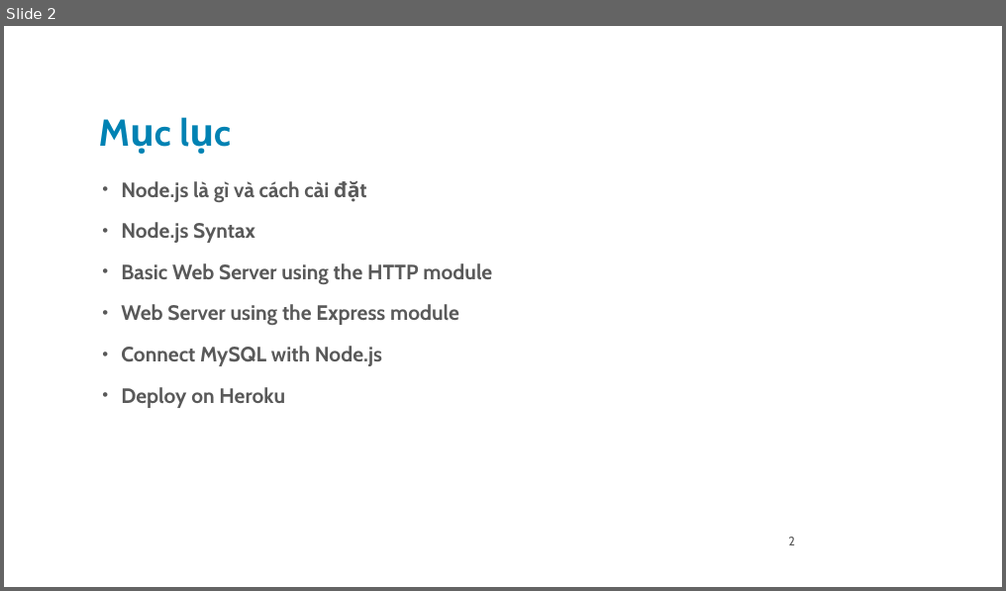
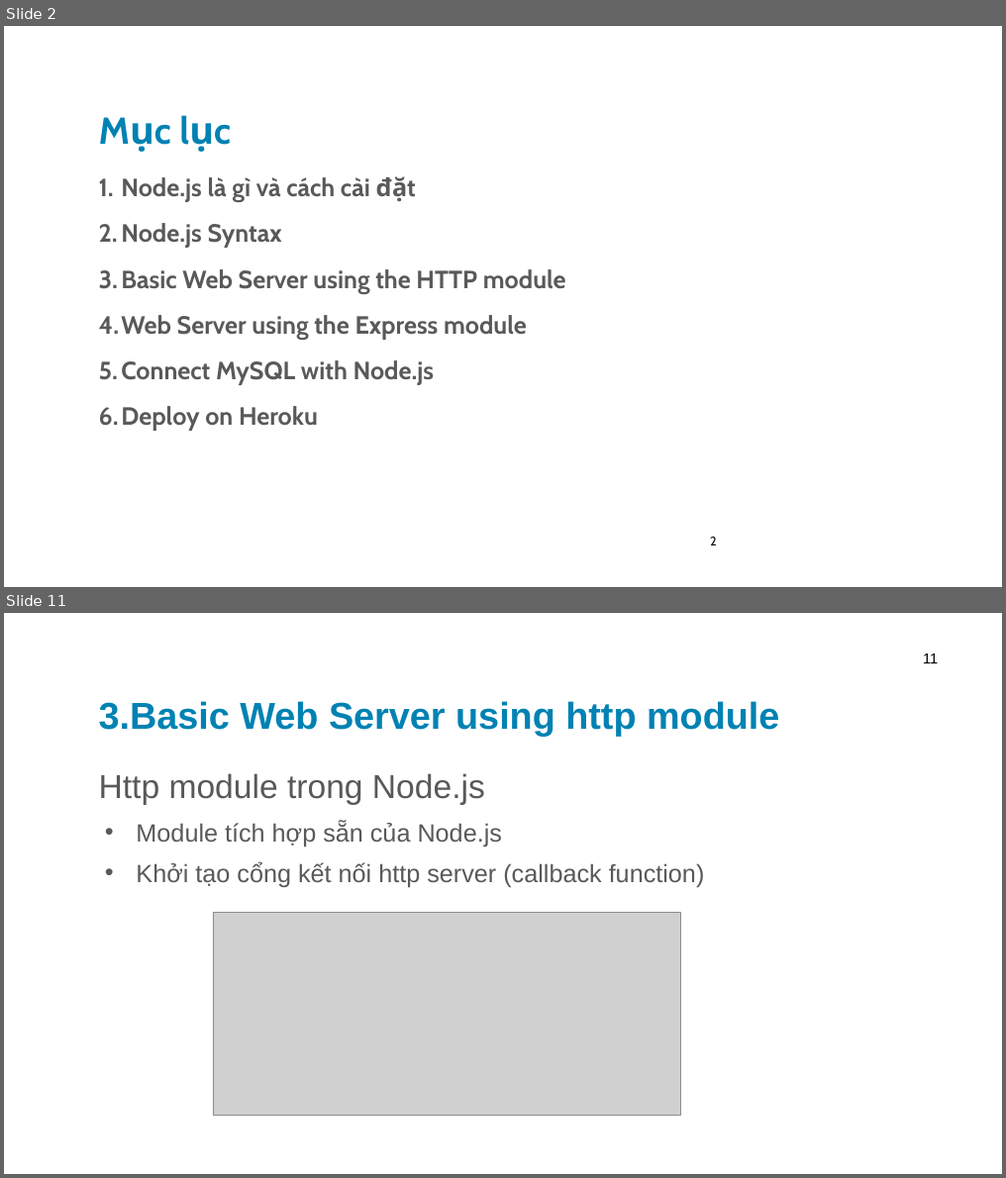
Before and after one commit to leqnam/Simple-Blog-NodeJs-MySQL-Heroku, a slide deck: powerpoint/ppt.pptx. Shown one above the other, each under a label of ours: slide 2 before the commit, slides 2 and 11 after it; the slides between them are not shown. The pictures are 1006x591 and 1006x1178 pixels, drawn with LibreOffice and Linux fonts; fonts in the diff are those of the drawing; grey boxes stand for pictures; background and template pictures are left out. Boxes give left, top, right and bottom in pixels: in the first picture for what was removed or moved away, otherwise in the second. Text is boxed around its words. In the diff, an @@ line names an element or a change of style, - is before the commit and + after.

```diff
--- a/powerpoint/ppt.pptx
+++ b/powerpoint/ppt.pptx
@@ slide 11 added at <box>4,613,1002,1174</box>, background picture (left out) @@
@@ page number added at <box>923,654,938,663</box>, 14 pt, text #000000 @@
+11
@@ title added at <box>99,701,779,736</box>, 36 pt, text #0082B3, bold @@
+3.Basic Web Server using http module
@@ text added at <box>99,773,705,887</box>, 24 pt, text #595959 @@
+Http module trong Node.js
+• Module tích hợp sẵn của Node.js
+• Khởi tạo cổng kết nối http server (callback function)
@@ picture added at <box>213,912,681,1115</box> @@
@@ slide 2 changed as well @@
@@ title "Mục lục": place and size @@
-title "Mục lục" at <box>91,70,802,157</box>
+title "Mục lục" at <box>91,98,802,156</box>
@@ title "Mục lục" at <box>91,98,802,156</box>: text colour #0083B3 to #0082B3 @@
@@ text "Node.js là gì và cách ..." at <box>99,177,566,431</box>: size 20 to 24 pt; bullet • to 1.; less space between paragraphs @@
@@ page number at <box>710,537,717,546</box>: text colour #595959 to #000000; alignment right to left @@
```
Also in this commit, not shown: 2 other slides changed, 37 other slides added, 6 slides removed.
